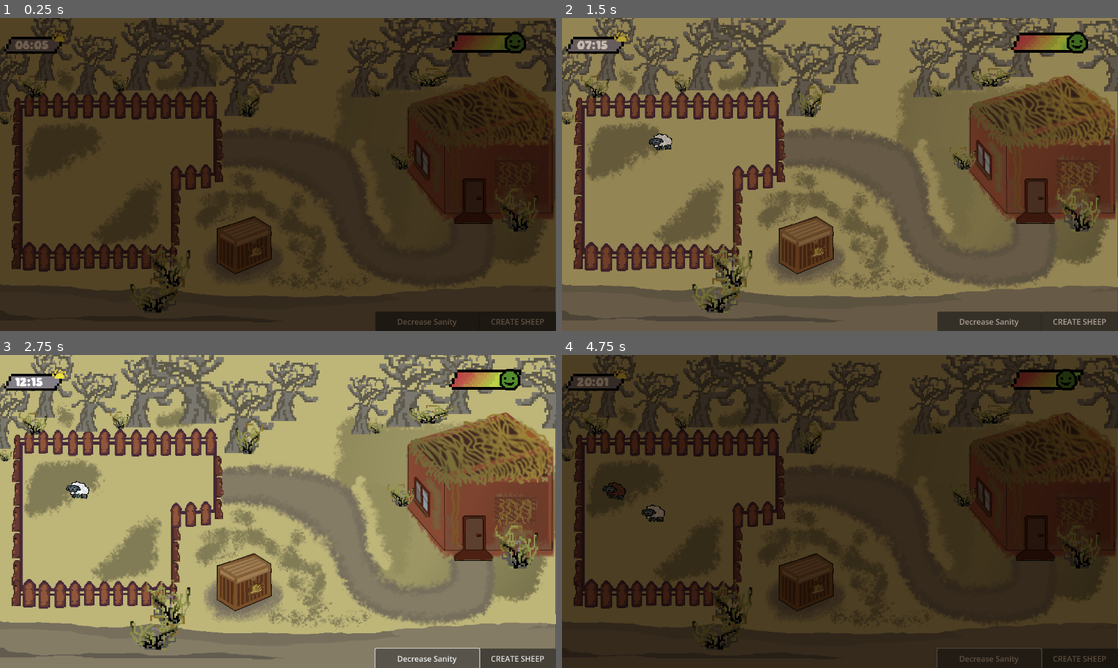
Above: before the commit, frames 1-4 (two rows, left to right).
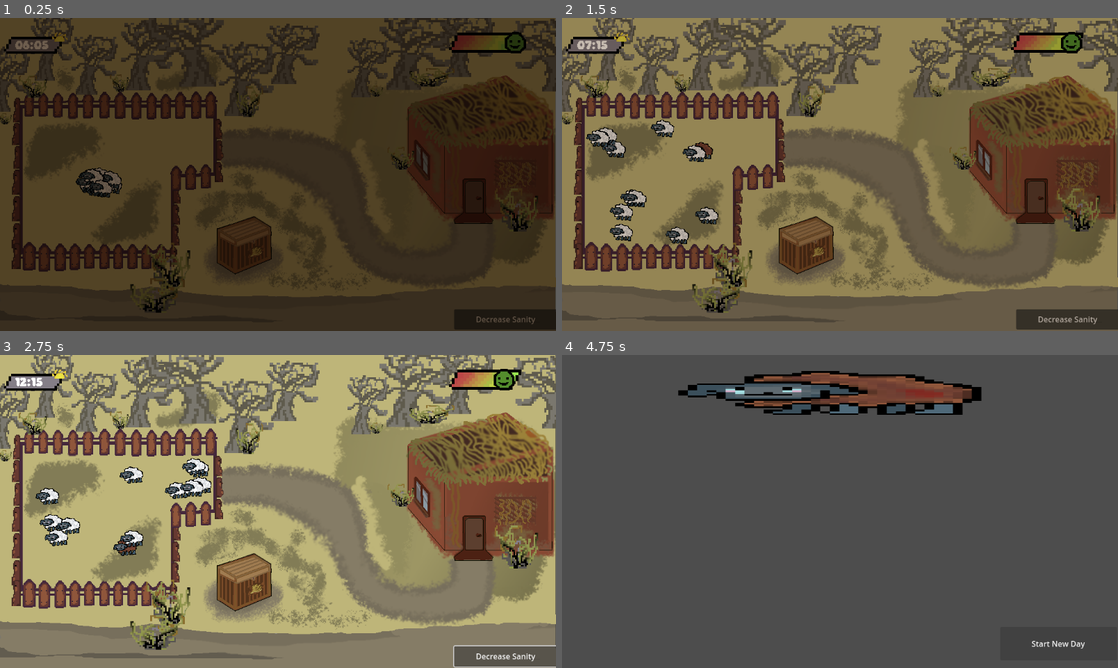
Above: after the commit, the same moments.

Repository: beepboop32/Farm-Jam-2025
Game: Godot game, scene res://Scenes/MainScene.tscn
The game is run twice, just before and just after one commit, with the same random seed, the same clock (stepped at 60 frames per second) and the same inputs.
Inputs (mouse positions are in pixels of both pictures, inside the frame that each line leads up to):
- Up to frame 1 (0.25 s): no input
- Up to frame 2 (1.5 s): click (1079, 321) at 0.5 s, where only the run before the commit has a clickable "CREATE SHEEP"; click (595, 43) at 1.25 s
- Up to frame 3 (2.75 s): click "Decrease Sanity" at 2 s
- Up to frame 4 (4.75 s): click (595, 380) at 2.75 s; click (1079, 658) at 3.5 s, where only the run before the commit has a clickable "CREATE SHEEP"; click "Decrease Sanity" at 4.25 s

The runs differ from the first frame. In frame 1, 1.7% of the frame differs, in the area x 13-100%, y 47-100%; in frame 2, 3.2%; in frame 3, 3.4%; in frame 4, 99%, in the area x 0-100%, y 0-100%.

Commit message:
Added a temp house and sheep spawn

Diff:
--- /dev/null
+++ b/farm-jam/Scenes/HomeScene.tscn
@@ -0,0 +1,21 @@
+[gd_scene load_steps=3 format=3 uid="uid://ct054atm8foav"]
+
+[ext_resource type="Script" uid="uid://hq7weqvxpk7h" path="res://Scripts/home_scene.gd" id="1_5xu7f"]
+[ext_resource type="Texture2D" uid="uid://bc4048pcsv4sd" path="res://Assets/Sprites/pixelart/brownSheep1t.png" id="1_mmdh1"]
+
+[node name="Node2D" type="Node2D"]
+script = ExtResource("1_5xu7f")
+
+[node name="Temp art" type="Sprite2D" parent="."]
+position = Vector2(555, 80.5)
+scale = Vector2(19.625, 3.65625)
+texture = ExtResource("1_mmdh1")
+
+[node name="Button" type="Button" parent="."]
+offset_left = 908.0
+offset_top = 563.0
+offset_right = 1150.0
+offset_bottom = 632.0
+text = "Start New Day"
+
+[connection signal="pressed" from="Button" to="." method="_on_button_pressed"]
--- a/farm-jam/Scenes/MainScene.tscn
+++ b/farm-jam/Scenes/MainScene.tscn
@@ -9,7 +9,6 @@
 [ext_resource type="Texture2D" uid="uid://bnv6oc7shgdpt" path="res://Assets/Sprites/pixelart/sanityMeter.png" id="6_q68mp"]
 [ext_resource type="Texture2D" uid="uid://y7kt2wy2my0c" path="res://Assets/Sprites/pixelart/sadSanity.png" id="7_8ju71"]
 [ext_resource type="Texture2D" uid="uid://n4m3fkvrfpek" path="res://Assets/Sprites/pixelart/happySanity.png" id="7_f140w"]
-[ext_resource type="Script" uid="uid://c1apamy5jl4cu" path="res://Scripts/SheepCreate.gd" id="8_f140w"]
 [ext_resource type="Texture2D" uid="uid://cbtv3e7butlam" path="res://Assets/Sprites/pixelart/midSanity.png" id="8_xb4mg"]
 [ext_resource type="PackedScene" uid="uid://c2tq7thewar7n" path="res://Scenes/SheepScene.tscn" id="9_0iob3"]
 
@@ -34,8 +33,10 @@
 [sub_resource type="RectangleShape2D" id="RectangleShape2D_4b75m"]
 size = Vector2(439.5, 57)
 
-[node name="Node2D" type="Node2D"]
+[node name="Node2D" type="Node2D" node_paths=PackedStringArray("spawnPoint")]
 script = ExtResource("1_tr2i4")
+sheepScene = ExtResource("9_0iob3")
+spawnPoint = NodePath("Spawn Point")
 
 [node name="Background" type="Sprite2D" parent="."]
 texture = ExtResource("2_xb4mg")
@@ -124,25 +125,14 @@
 scale = Vector2(0.4, 0.4)
 texture = ExtResource("7_f140w")
 
-[node name="CreateSheep" type="Button" parent="." node_paths=PackedStringArray("spawnPoint")]
-offset_left = 992.0
-offset_top = 608.0
-offset_right = 1153.0
-offset_bottom = 650.0
-text = "CREATE SHEEP"
-script = ExtResource("8_f140w")
-sheepScene = ExtResource("9_0iob3")
-spawnPoint = NodePath("../Spawn Point")
-metadata/_edit_use_anchors_ = true
-
 [node name="Spawn Point" type="Node2D" parent="."]
 position = Vector2(205, 343)
 
 [node name="Decrease Sanity" type="Button" parent="."]
-offset_left = 778.0
-offset_top = 608.0
-offset_right = 993.0
-offset_bottom = 650.0
+offset_left = 941.0
+offset_top = 603.0
+offset_right = 1156.0
+offset_bottom = 645.0
 text = "Decrease Sanity"
 metadata/_edit_use_anchors_ = true
 
--- a/farm-jam/Scripts/global.gd
+++ b/farm-jam/Scripts/global.gd
@@ -12,6 +12,7 @@
 var currentDay: int = 1
 var isDaytime: bool = true
 var speedMultiplier := 1.0
+var sheepCount = 12
 
 @onready var modulator: CanvasModulate = get_tree().current_scene.get_node("Modulator")
 
@@ -34,7 +35,9 @@
 func updateTimeLabel() -> void:
 	var hours = int(totalMinutes) / 60
 	var minutes = int(totalMinutes) % 60
-	var timeStuff = get_tree().get_current_scene().get_node_or_null("Time Stuff")
+	var timeStuff
+	if get_tree().get_current_scene():
+		timeStuff = get_tree().get_current_scene().get_node_or_null("Time Stuff")
 	if timeStuff:
 		var label = timeStuff.get_node_or_null("Time Text")
 		if label and label is Label:
@@ -85,10 +88,9 @@
 	var newIsDaytime = hour >= dawnHour and hour < duskHour
 	if newIsDaytime != isDaytime:
 		isDaytime = newIsDaytime
-		if isDaytime:
-			print("Day started: Day", currentDay)
-		else:
-			print("Night started: Day", currentDay)
+		if !isDaytime:
+			get_tree().change_scene_to_file("res://Scenes/HomeScene.tscn")
+			timeSpeedMultiplier = 0.0
 
 func skipCycle() -> void:
 	timeSpeedMultiplier = 10.0
--- /dev/null
+++ b/farm-jam/Scripts/home_scene.gd
@@ -0,0 +1,7 @@
+extends Node2D
+
+
+func _on_button_pressed() -> void:
+	Global.timeSpeedMultiplier = 1.0
+	Global.totalMinutes = 6*60
+	get_tree().change_scene_to_file("res://Scenes/MainScene.tscn")
--- a/farm-jam/Scripts/main_scene.gd
+++ b/farm-jam/Scripts/main_scene.gd
@@ -1,5 +1,6 @@
 extends Node2D
-
+@export var sheepScene: PackedScene
+@export var spawnPoint: Node2D
 
 func _on_time_button_pressed() -> void:
 	Global.skipCycle()
@@ -7,3 +8,18 @@
 
 func _on_decrease_sanity_pressed() -> void:
 	Global.sanity -= 0.1
+
+func _ready() -> void:
+	if not sheepScene:
+		print("No sheepScene assigned!")
+		return
+	if not spawnPoint:
+		print("No spawnPoint assigned!")
+		return
+	for i in range(Global.sheepCount):
+		var sheepInstance = sheepScene.instantiate()
+
+		get_tree().current_scene.add_child(sheepInstance)
+
+		if sheepInstance is Node2D:
+			sheepInstance.position = spawnPoint.position
Not shown, changed: farm-jam/Assets/Sprites/pixelart/brownSheep1t.png.import
Binary file removed: farm-jam/Assets/pngtree-sheep-isolated-on-transparent-background-png-image_9173069.png
Not shown: 1 places in farm-jam/Scenes/MainScene.tscn that only renumber resources
Not shown, added: farm-jam/Scripts/home_scene.gd.uid
